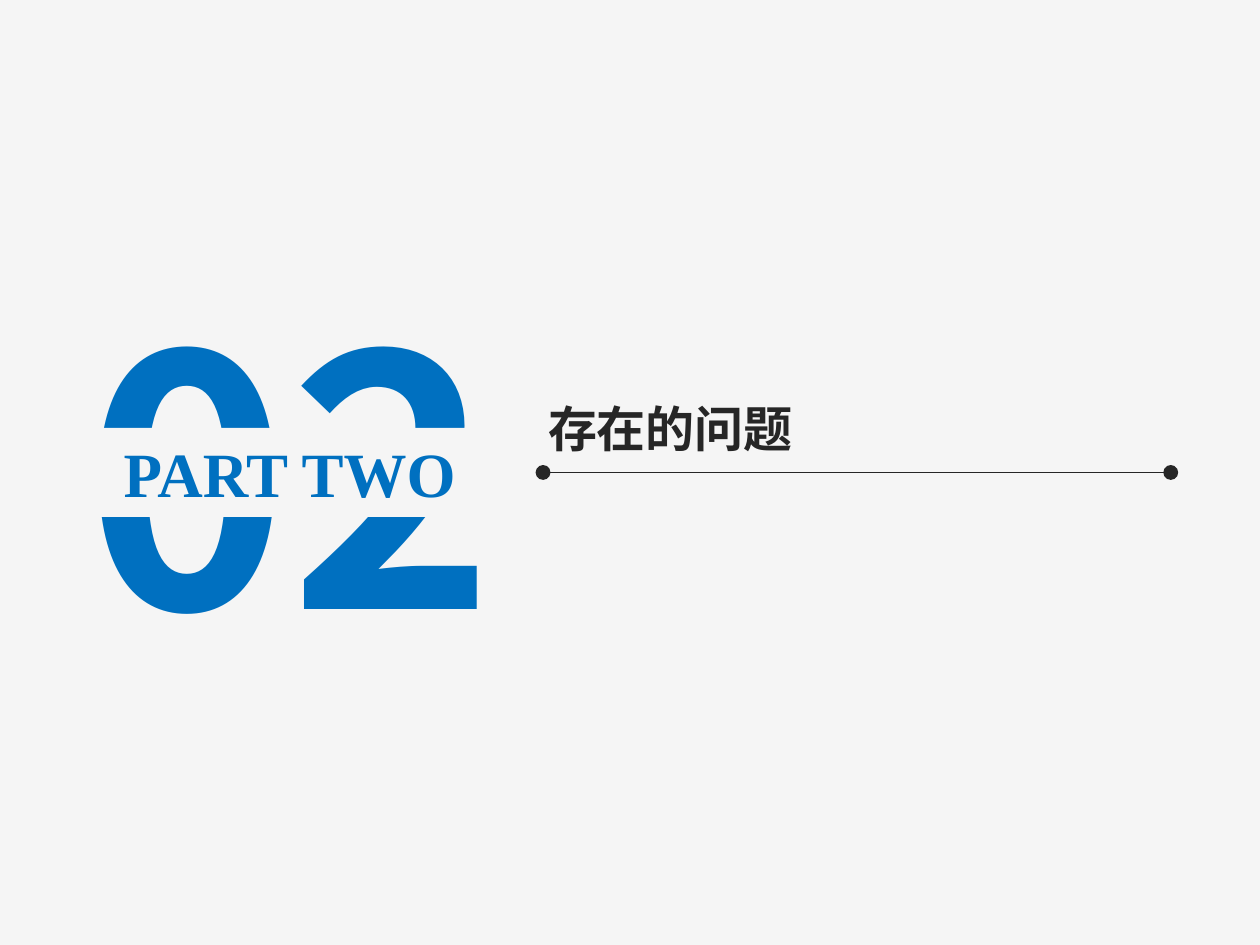
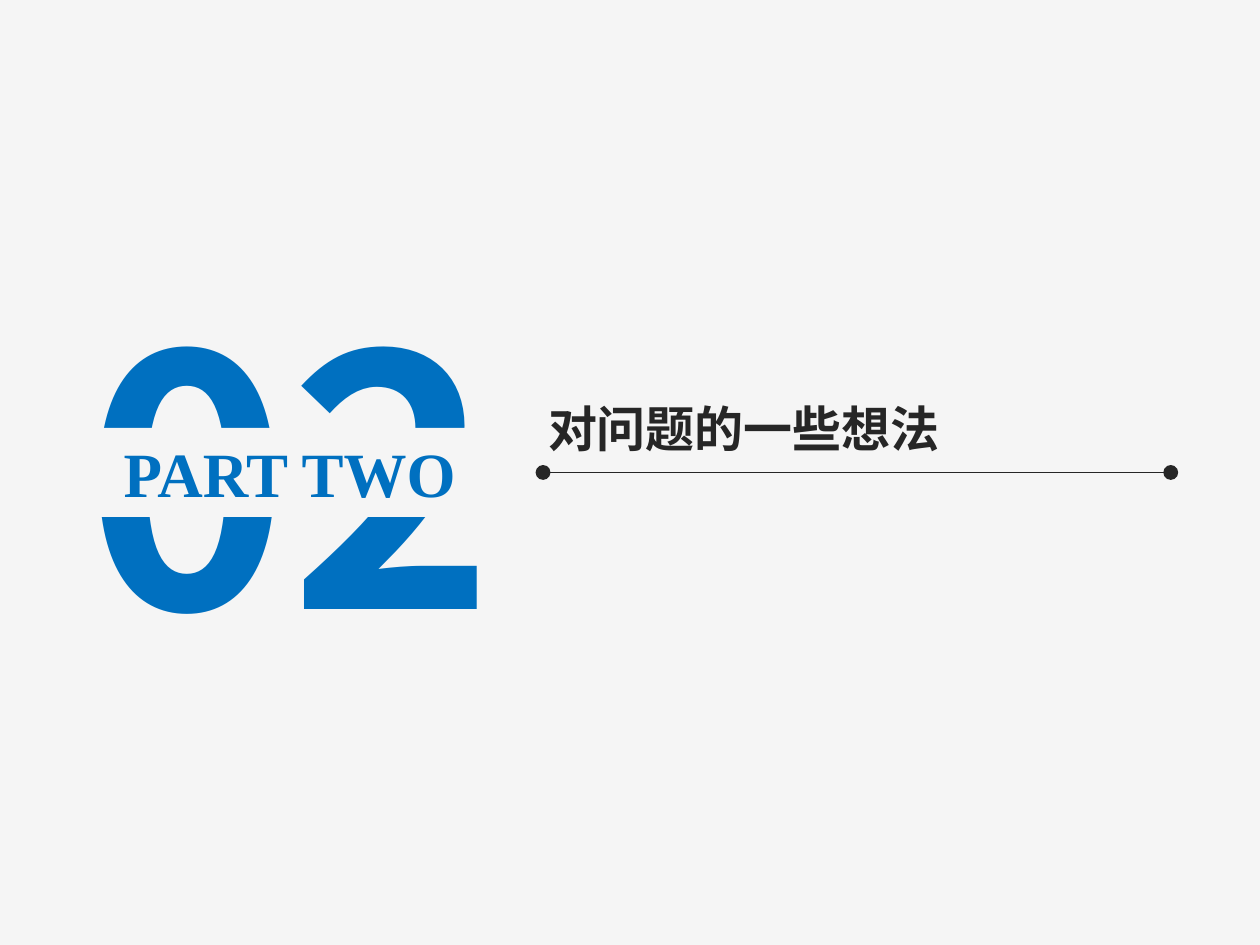
Before and after one commit to xuanhaochen94/IMP, a slide deck: slide 5 of 模式识别答辩.pptx. Drawn at 1260x945 pixels with LibreOffice and Linux fonts; fonts in the diff are those of the drawing. Boxes give left, top, right and bottom in pixels: in the first picture for what was removed or moved away, otherwise in the second. Text is boxed around its words. In the diff, an @@ line names an element or a change of style, - is before the commit and + after.

```diff
--- a/模式识别答辩.pptx
+++ b/模式识别答辩.pptx
@@ text at (x1=548, y1=405, x2=939, y2=452): text changed @@
-存在的问题
+对问题的一些想法
```
Also in this commit, not shown: 7 other slides changed, 5 slides added, 1 other file.
